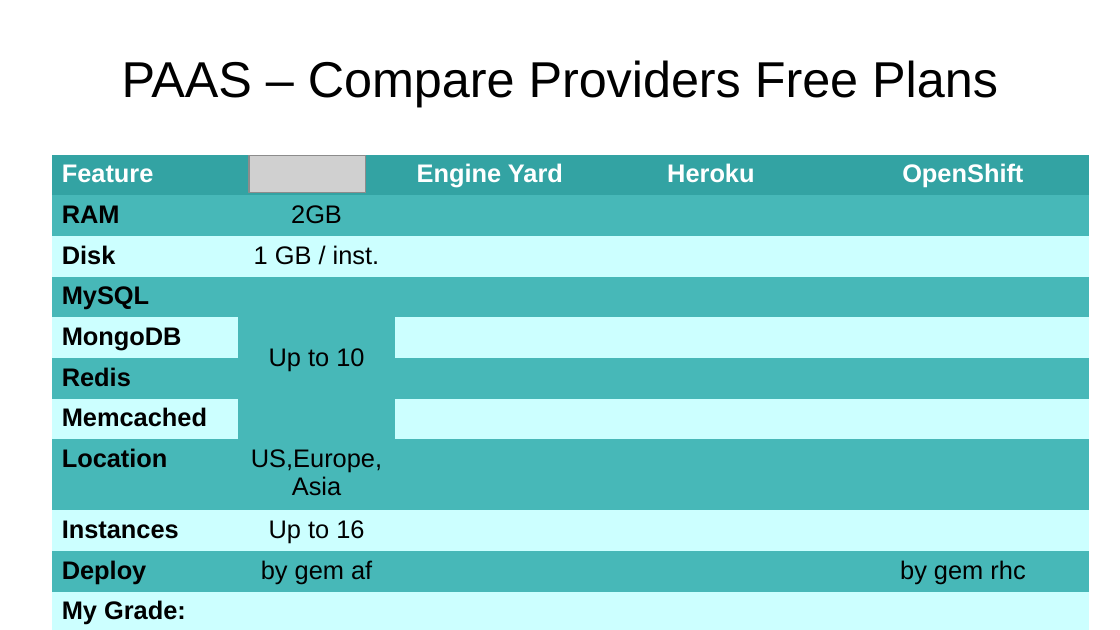
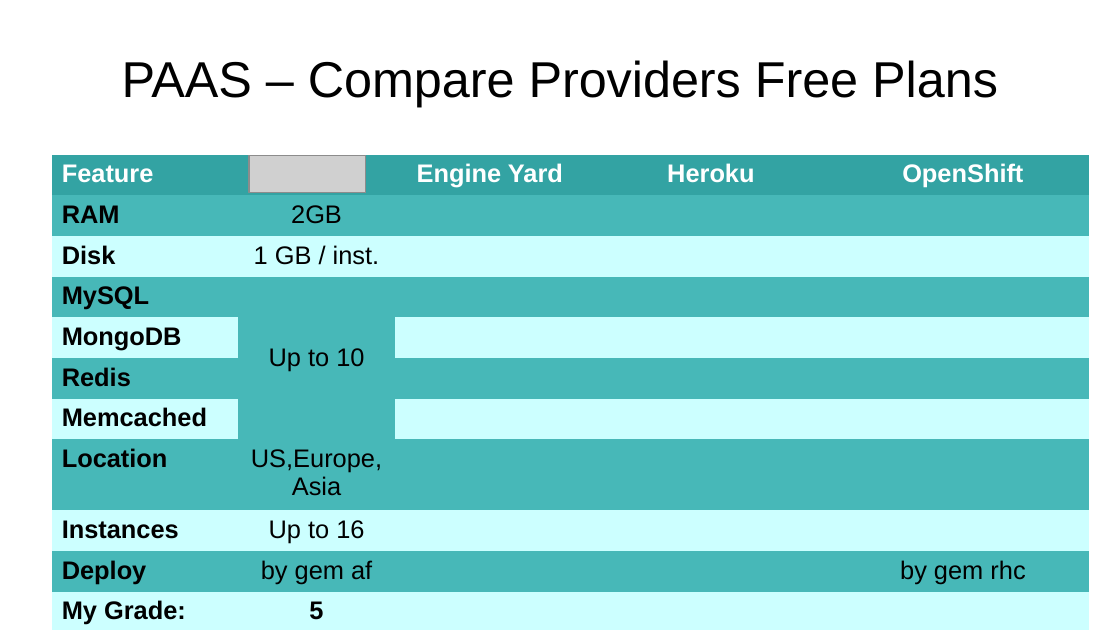
Before and after one commit to emgiezet/meetphp-8, a slide deck: slide 10 of presentation/presentation.odp. Drawn at 1120x630 pixels with LibreOffice and Linux fonts; fonts in the diff are those of the drawing; grey boxes stand for pictures; background and template pictures are left out. Boxes give left, top, right and bottom in pixels: in the first picture for what was removed or moved away, otherwise in the second. Text is boxed around its words. In the diff, an @@ line names an element or a change of style, - is before the commit and + after.

```diff
--- a/presentation/presentation.odp
+++ b/presentation/presentation.odp
@@ table at box(52, 154, 1090, 629) @@
-row 11, column 2: 
+row 11, column 2: 5
```
Also in this commit, not shown: 1 other slide changed, 1 slide added, 1 other file.
